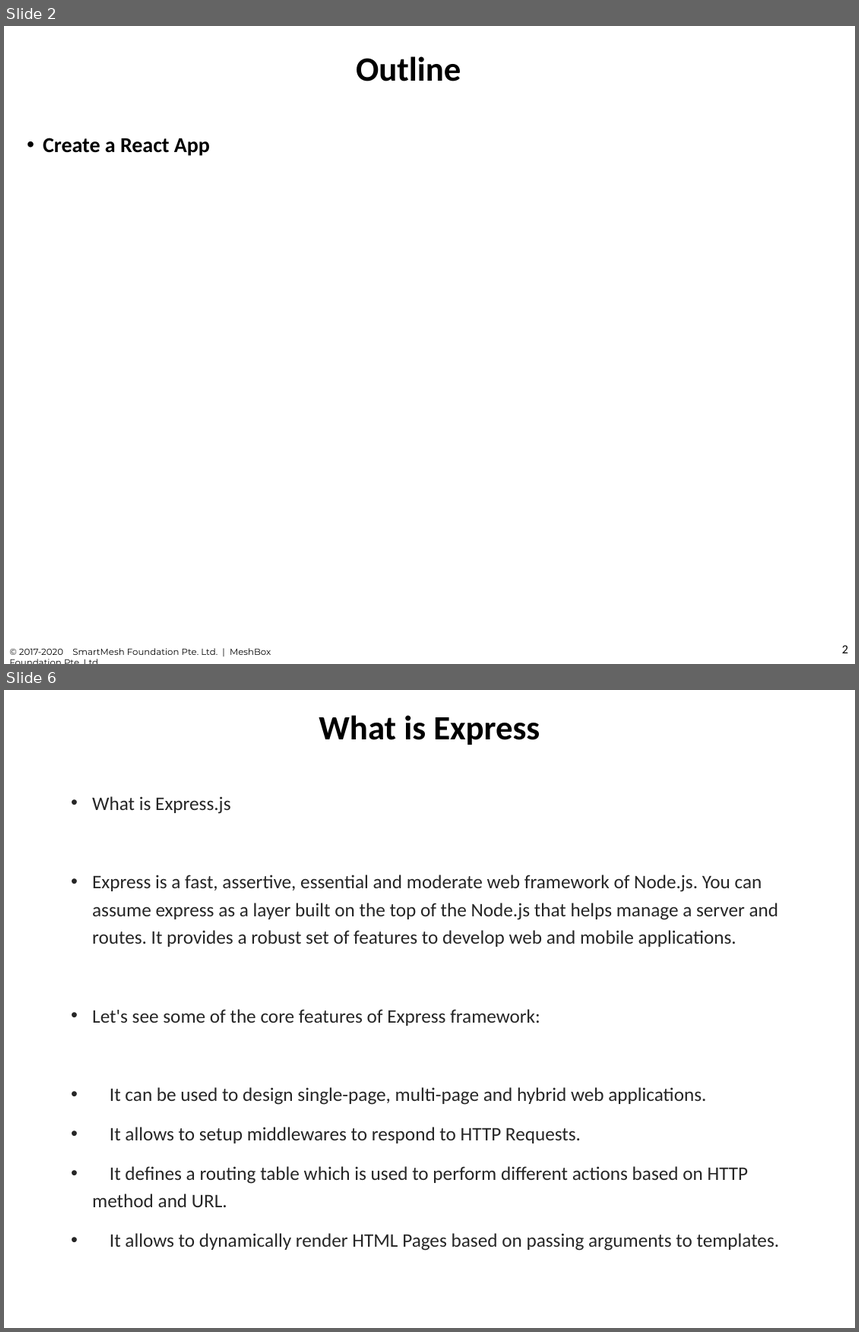
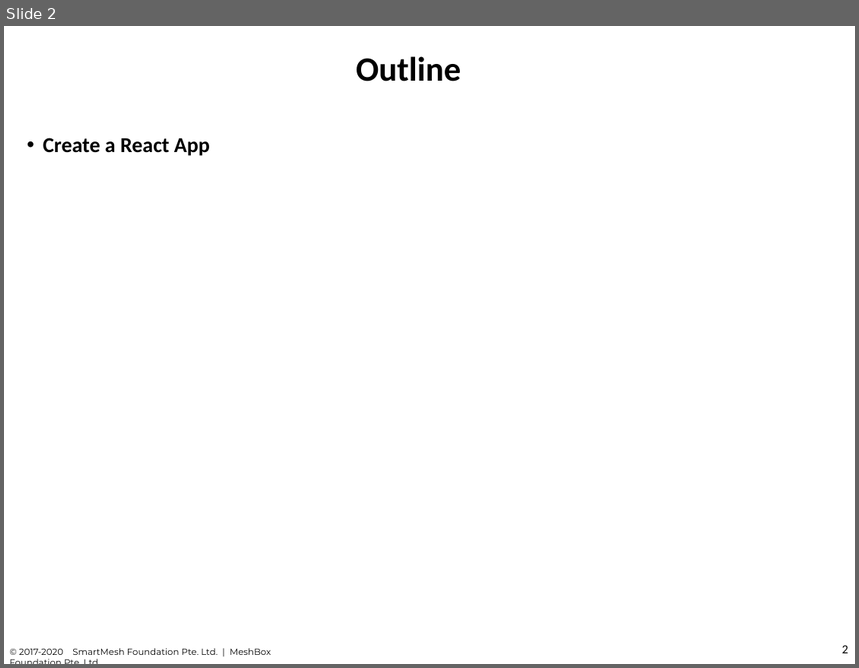
Before and after one commit to chuacw/SGUS-Slides, a slide deck: BCI - Day11 - Node-Express 2.pptx. Shown one above the other, each under a label of ours: slides 2 and 6 before the commit, slide 2 after it; the slides between them are not shown. The pictures are 859x1332 and 859x668 pixels, drawn with LibreOffice and Linux fonts; fonts in the diff are those of the drawing. Boxes give left, top, right and bottom in pixels: in the first picture for what was removed or moved away, otherwise in the second. Text is boxed around its words. In the diff, an @@ line names an element or a change of style, - is before the commit and + after.

```diff
--- a/BCI - Day11 - Node-Express 2.pptx
+++ b/BCI - Day11 - Node-Express 2.pptx
@@ slide 6 removed at (x1=4, y1=690, x2=855, y2=1328), background #FFFFFF @@
@@ title removed at (x1=319, y1=715, x2=540, y2=745) @@
-What is Express
@@ text removed at (x1=92, y1=796, x2=780, y2=1251) @@
-• What is Express.js
-• Express is a fast, assertive, essential and moderate web framework of Node.js. You can assume express as a layer built on the top of the Node.js that helps manage a server and routes. It provides a robust set of features to develop web and mobile applications.
-• Let's see some of the core features of Express framework:
-• It can be used to design single-page, multi-page and hybrid web applications.
-• It allows to setup middlewares to respond to HTTP Requests.
-• It defines a routing table which is used to perform different actions based on HTTP method and URL.
-• It allows to dynamically render HTML Pages based on passing arguments to templates.
```
Also in this commit, not shown: 11 slides added, 7 other slides removed, 3 other files.
